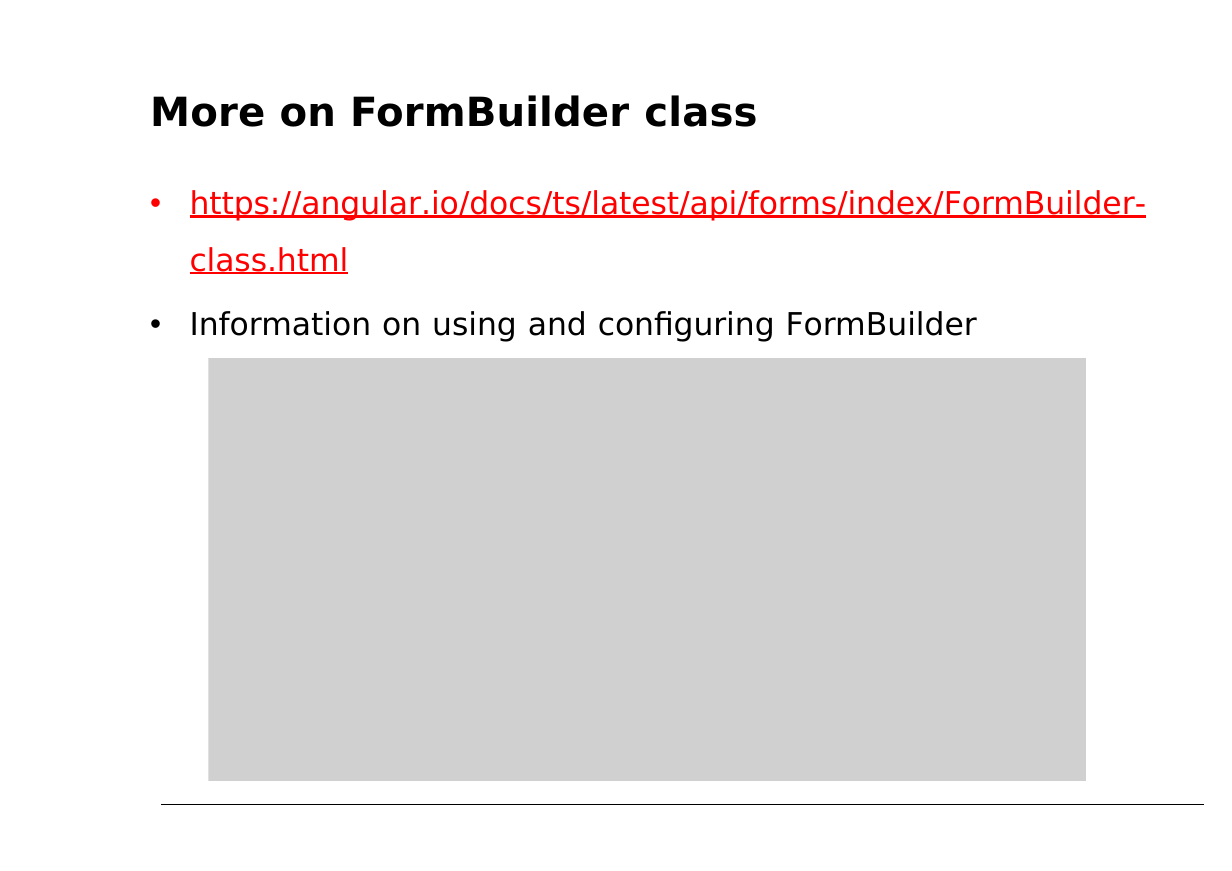
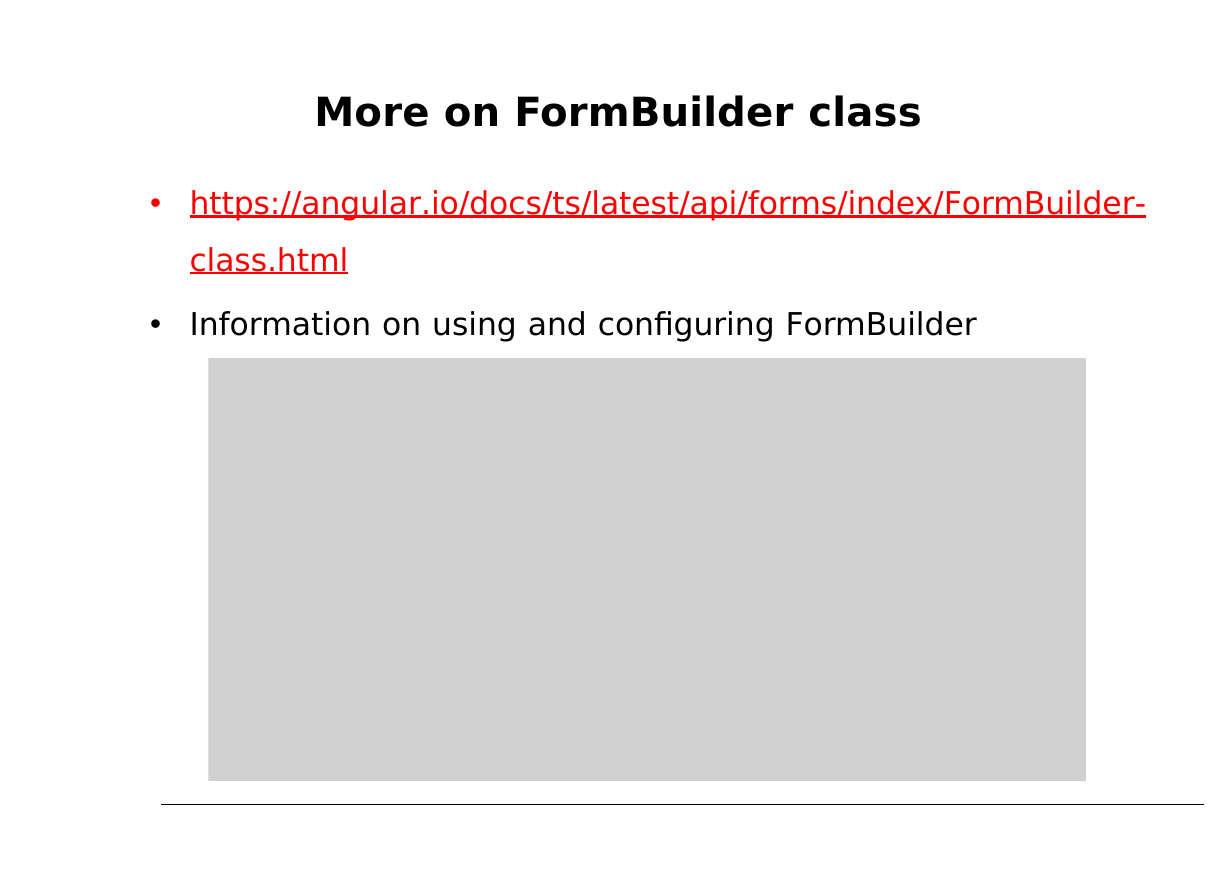
Before and after one commit to petereijgermans11/workshop-angular10, a slide deck: slide 60 of PPT/06- Angular Forms.pptx (slide 59 before the commit). Drawn at 1232x871 pixels with LibreOffice and Linux fonts; fonts in the diff are those of the drawing; grey boxes stand for pictures. Boxes give left, top, right and bottom in pixels: in the first picture for what was removed or moved away, otherwise in the second. Text is boxed around its words. In the diff, an @@ line names an element or a change of style, - is before the commit and + after.

```diff
--- a/PPT/06- Angular Forms.pptx
+++ b/PPT/06- Angular Forms.pptx
@@ text "More on FormBuilder class" at [314,95,921,127]: alignment left to centre @@
```
Also in this commit, not shown: 1 slide added.
